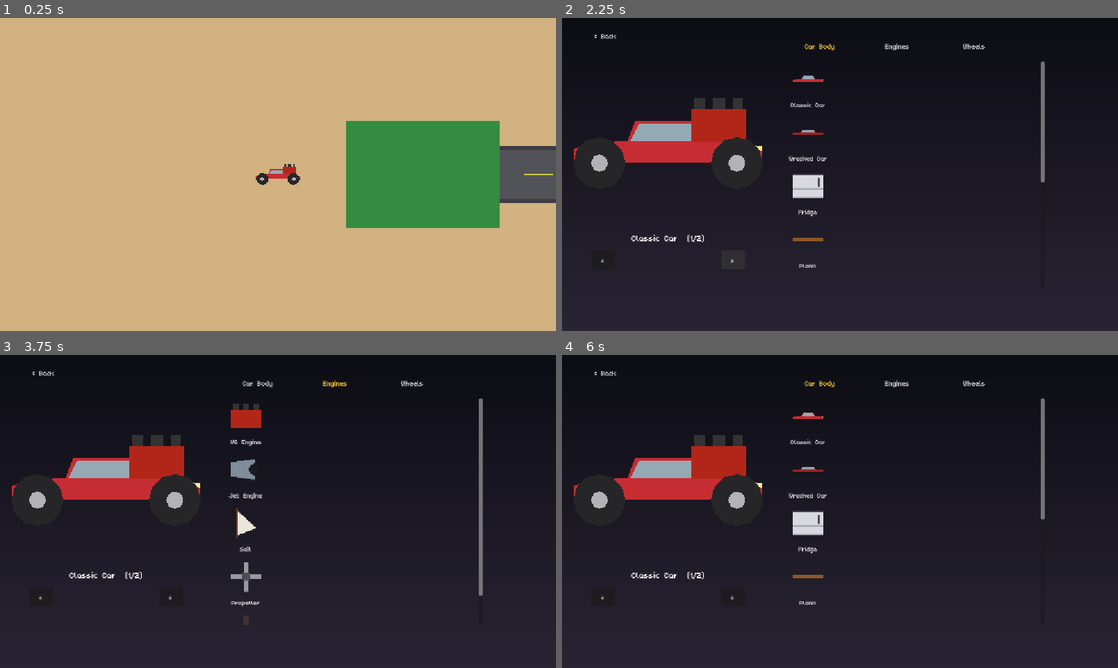
Above: before the commit, frames 1-4 (two rows, left to right).
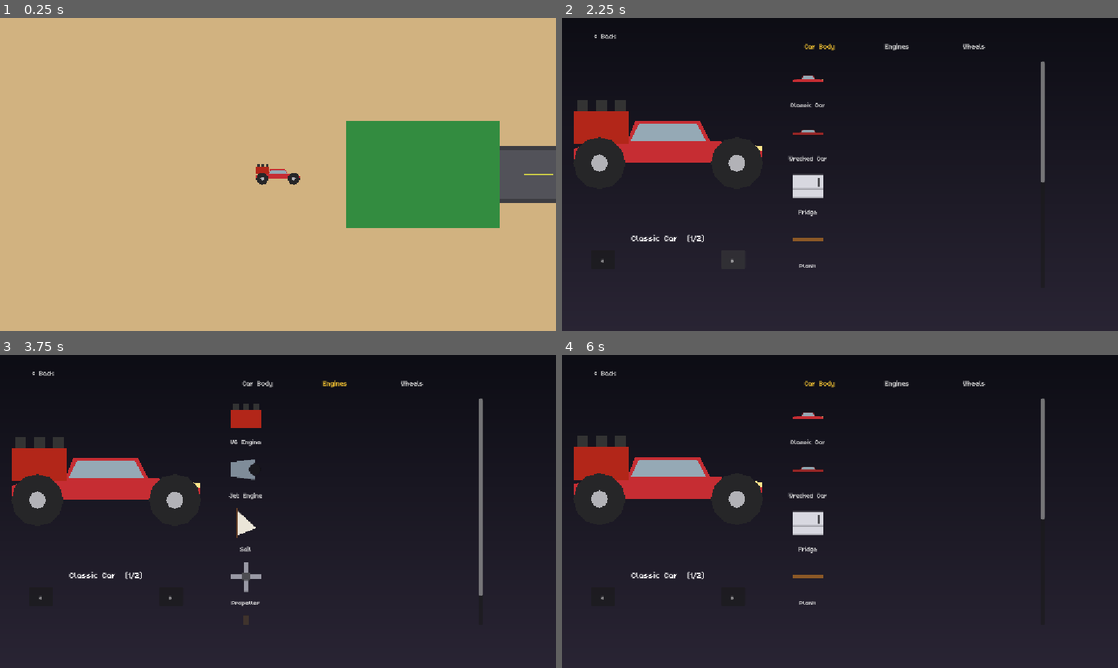
Above: after the commit, the same moments.

Repository: davidkovacwebdev/junkyard-drag-racing
Game: Godot game, scene res://scenes/world/main.tscn
Two runs of this game, one before a commit and one after it. Both use one fixed random seed, a clock stepped at 60 frames per second and the inputs below.
Inputs (mouse positions are in pixels of both pictures, inside the frame that each line leads up to):
- Up to frame 1 (0.25 s): no input
- Up to frame 2 (2.25 s): tap Enter at 0.5 s; move the mouse to (962, 158) at 0.52 s; hold D 0.53-1.25 s; click (962, 158) at 0.67 s; tap Space at 0.77 s; click "<" at 1.25 s; click ">" at 2 s
- Up to frame 3 (3.75 s): click "Car Body" at 2.75 s; click "Engines" at 3.5 s
- Up to frame 4 (6 s): click "Wheels" at 4.25 s; click "< Back" at 5 s; tap Space at 5.75 s; drag from (728, 527) to (840, 511) at 5.77 s

The runs differ from the first frame. In frame 1, 0.1% of the frame differs, in the area x 46-54%, y 46-54%; in frame 2, 2.4%; in frame 3, 2.4%; in frame 4, 2.6%, in the area x 2-36%, y 25-50%.

Commit message:
better engine positions

Diff:
--- a/scenes/parts/bodies/body_bathtub.tscn
+++ b/scenes/parts/bodies/body_bathtub.tscn
@@ -1,7 +1,7 @@
-[gd_scene load_steps=3 format=3]
+[gd_scene format=3 uid="uid://dualkvnpr0yw"]
 
-[ext_resource type="Script" path="res://scripts/car/car_body.gd" id="1"]
-[ext_resource type="Script" path="res://scripts/parts/body_part_data.gd" id="2"]
+[ext_resource type="Script" uid="uid://blaa280k1rqwg" path="res://scripts/car/car_body.gd" id="1"]
+[ext_resource type="Script" uid="uid://baxc83cuw3lof" path="res://scripts/parts/body_part_data.gd" id="2"]
 
 [sub_resource type="Resource" id="Resource_bathtub"]
 script = ExtResource("2")
@@ -9,73 +9,71 @@
 display_name = "Junkyard Bathtub"
 mass = 24.0
 durability = 120.0
-material_type = 0
-max_wheels = 2
 
-[node name="BodyBathtub" type="RigidBody2D"]
+[node name="BodyBathtub" type="RigidBody2D" unique_id=1823941865]
 script = ExtResource("1")
 part_data = SubResource("Resource_bathtub")
 
-[node name="TubOuter" type="Polygon2D" parent="."]
+[node name="TubOuter" type="Polygon2D" parent="." unique_id=1877826816]
 color = Color(0.82, 0.82, 0.78, 1)
 polygon = PackedVector2Array(-70, -40, 70, -40, 66, -4, 58, 10, -58, 10, -66, -4)
 
-[node name="Rim" type="Polygon2D" parent="."]
+[node name="Rim" type="Polygon2D" parent="." unique_id=824775991]
 color = Color(0.92, 0.92, 0.88, 1)
 polygon = PackedVector2Array(-72, -44, 72, -44, 72, -36, -72, -36)
 
-[node name="RustPatch1" type="Polygon2D" parent="."]
+[node name="RustPatch1" type="Polygon2D" parent="." unique_id=436784471]
 color = Color(0.55, 0.3, 0.15, 1)
 polygon = PackedVector2Array(-40, -2, -22, -4, -18, 6, -34, 8)
 
-[node name="RustPatch2" type="Polygon2D" parent="."]
+[node name="RustPatch2" type="Polygon2D" parent="." unique_id=1072559713]
 color = Color(0.55, 0.3, 0.15, 1)
 polygon = PackedVector2Array(30, -30, 44, -32, 46, -18, 34, -16)
 
-[node name="RustPatch3" type="Polygon2D" parent="."]
+[node name="RustPatch3" type="Polygon2D" parent="." unique_id=693819109]
 color = Color(0.45, 0.25, 0.12, 1)
 polygon = PackedVector2Array(-14, -34, 0, -34, 2, -28, -12, -26)
 
-[node name="DuckBody" type="Polygon2D" parent="."]
+[node name="DuckBody" type="Polygon2D" parent="." unique_id=761164273]
 color = Color(1, 0.85, 0.15, 1)
 polygon = PackedVector2Array(8, -58, 28, -58, 30, -50, 24, -44, 12, -44, 6, -50)
 
-[node name="DuckHead" type="Polygon2D" parent="."]
+[node name="DuckHead" type="Polygon2D" parent="." unique_id=183827846]
 color = Color(1, 0.85, 0.15, 1)
 polygon = PackedVector2Array(22, -70, 32, -70, 32, -60, 22, -60)
 
-[node name="DuckBeak" type="Polygon2D" parent="."]
+[node name="DuckBeak" type="Polygon2D" parent="." unique_id=1566733640]
 color = Color(1, 0.55, 0.1, 1)
 polygon = PackedVector2Array(32, -66, 39, -66, 39, -62, 32, -62)
 
-[node name="FaucetStem" type="Polygon2D" parent="."]
+[node name="FaucetStem" type="Polygon2D" parent="." unique_id=1363928847]
 color = Color(0.6, 0.55, 0.4, 1)
 polygon = PackedVector2Array(-74, -60, -66, -60, -66, -44, -74, -44)
 
-[node name="FaucetSpout" type="Polygon2D" parent="."]
+[node name="FaucetSpout" type="Polygon2D" parent="." unique_id=1658089616]
 color = Color(0.6, 0.55, 0.4, 1)
 polygon = PackedVector2Array(-74, -60, -50, -60, -50, -54, -74, -54)
 
-[node name="FaucetKnob" type="Polygon2D" parent="."]
+[node name="FaucetKnob" type="Polygon2D" parent="." unique_id=1737559317]
 color = Color(0.75, 0.2, 0.15, 1)
 polygon = PackedVector2Array(-76, -68, -64, -68, -64, -60, -76, -60)
 
-[node name="FootLeft" type="Polygon2D" parent="."]
+[node name="FootLeft" type="Polygon2D" parent="." unique_id=1918699712]
 color = Color(0.35, 0.3, 0.25, 1)
 polygon = PackedVector2Array(-68, 8, -56, 8, -54, 20, -60, 22, -70, 20)
 
-[node name="FootRight" type="Polygon2D" parent="."]
+[node name="FootRight" type="Polygon2D" parent="." unique_id=430126340]
 color = Color(0.35, 0.3, 0.25, 1)
 polygon = PackedVector2Array(56, 8, 68, 8, 70, 20, 60, 22, 54, 20)
 
-[node name="CollisionPolygon2D" type="CollisionPolygon2D" parent="."]
+[node name="CollisionPolygon2D" type="CollisionPolygon2D" parent="." unique_id=1269467088]
 polygon = PackedVector2Array(-72, -44, 72, -44, 66, -4, 58, 10, -58, 10, -66, -4)
 
-[node name="WheelMount0" type="Marker2D" parent="."]
+[node name="WheelMount0" type="Marker2D" parent="." unique_id=1409149315]
 position = Vector2(-44, 16)
 
-[node name="WheelMount1" type="Marker2D" parent="."]
+[node name="WheelMount1" type="Marker2D" parent="." unique_id=1999262357]
 position = Vector2(44, 16)
 
-[node name="EngineMount" type="Marker2D" parent="."]
-position = Vector2(0, -28)
+[node name="EngineMount" type="Marker2D" parent="." unique_id=1084555498]
+position = Vector2(-23, -44)
--- a/scenes/parts/bodies/body_classic.tscn
+++ b/scenes/parts/bodies/body_classic.tscn
@@ -1,43 +1,40 @@
-[gd_scene load_steps=3 format=3]
+[gd_scene format=3 uid="uid://d4m14mwwl3oim"]
 
-[ext_resource type="Script" path="res://scripts/car/car_body.gd" id="1"]
-[ext_resource type="Script" path="res://scripts/parts/body_part_data.gd" id="2"]
+[ext_resource type="Script" uid="uid://blaa280k1rqwg" path="res://scripts/car/car_body.gd" id="1"]
+[ext_resource type="Script" uid="uid://baxc83cuw3lof" path="res://scripts/parts/body_part_data.gd" id="2"]
 
 [sub_resource type="Resource" id="Resource_classic"]
 script = ExtResource("2")
+color = Color(0.78, 0.18, 0.2, 1)
 id = &"body_classic"
 display_name = "Classic Car"
 mass = 18.0
-durability = 100.0
-material_type = 0
-max_wheels = 2
-color = Color(0.78, 0.18, 0.2, 1)
 
-[node name="BodyClassic" type="RigidBody2D"]
+[node name="BodyClassic" type="RigidBody2D" unique_id=1723387921]
 script = ExtResource("1")
 part_data = SubResource("Resource_classic")
 
-[node name="Polygon2D" type="Polygon2D" parent="."]
+[node name="Polygon2D" type="Polygon2D" parent="." unique_id=8580758]
 color = Color(0.78, 0.18, 0.2, 1)
 polygon = PackedVector2Array(-130, 16, -130, -4, -112, -10, -72, -14, -56, -14, -46, -42, 44, -42, 58, -14, 72, -14, 112, -10, 130, -4, 130, 16)
 
-[node name="Windshield" type="Polygon2D" parent="."]
+[node name="Windshield" type="Polygon2D" parent="." unique_id=869208145]
 color = Color(0.55, 0.75, 0.8, 0.85)
 polygon = PackedVector2Array(-40, -38, 40, -38, 52, -15, -52, -15)
 
-[node name="Headlight" type="Polygon2D" parent="."]
+[node name="Headlight" type="Polygon2D" parent="." unique_id=300326524]
 position = Vector2(118, -4)
 color = Color(1, 0.9, 0.55, 1)
 polygon = PackedVector2Array(0, -5, 12, -3, 12, 3, 0, 5)
 
-[node name="CollisionPolygon2D" type="CollisionPolygon2D" parent="."]
+[node name="CollisionPolygon2D" type="CollisionPolygon2D" parent="." unique_id=2054283367]
 polygon = PackedVector2Array(-130, 16, -130, -4, -112, -10, -72, -14, -56, -14, -46, -42, 44, -42, 58, -14, 72, -14, 112, -10, 130, -4, 130, 16)
 
-[node name="WheelMount0" type="Marker2D" parent="."]
+[node name="WheelMount0" type="Marker2D" parent="." unique_id=1782967951]
 position = Vector2(-95, 16)
 
-[node name="WheelMount1" type="Marker2D" parent="."]
+[node name="WheelMount1" type="Marker2D" parent="." unique_id=1468694000]
 position = Vector2(95, 16)
 
-[node name="EngineMount" type="Marker2D" parent="."]
-position = Vector2(70, -13)
+[node name="EngineMount" type="Marker2D" parent="." unique_id=915073870]
+position = Vector2(-92, -10)
--- a/scenes/parts/bodies/body_wrecked_car.tscn
+++ b/scenes/parts/bodies/body_wrecked_car.tscn
@@ -1,37 +1,34 @@
-[gd_scene load_steps=3 format=3]
+[gd_scene format=3 uid="uid://c7rfd7r1a6pxq"]
 
-[ext_resource type="Script" path="res://scripts/car/car_body.gd" id="1"]
-[ext_resource type="Script" path="res://scripts/parts/body_part_data.gd" id="2"]
+[ext_resource type="Script" uid="uid://blaa280k1rqwg" path="res://scripts/car/car_body.gd" id="1"]
+[ext_resource type="Script" uid="uid://baxc83cuw3lof" path="res://scripts/parts/body_part_data.gd" id="2"]
 
 [sub_resource type="Resource" id="Resource_wrecked_car"]
 script = ExtResource("2")
 id = &"body_wrecked_car"
 display_name = "Wrecked Car"
 mass = 20.0
-durability = 100.0
-material_type = 0
-max_wheels = 2
 
-[node name="BodyWreckedCar" type="RigidBody2D"]
+[node name="BodyWreckedCar" type="RigidBody2D" unique_id=1600262058]
 script = ExtResource("1")
 part_data = SubResource("Resource_wrecked_car")
 
-[node name="Polygon2D" type="Polygon2D" parent="."]
+[node name="Polygon2D" type="Polygon2D" parent="." unique_id=1175320964]
 color = Color(0.6, 0.15, 0.15, 1)
 polygon = PackedVector2Array(-130, 16, -130, -10, -70, -10, -50, -38, 50, -38, 70, -10, 130, -10, 130, 16)
 
-[node name="Windshield" type="Polygon2D" parent="."]
+[node name="Windshield" type="Polygon2D" parent="." unique_id=1681315534]
 color = Color(0.55, 0.75, 0.8, 0.85)
 polygon = PackedVector2Array(-45, -34, 45, -34, 60, -12, -60, -12)
 
-[node name="CollisionPolygon2D" type="CollisionPolygon2D" parent="."]
+[node name="CollisionPolygon2D" type="CollisionPolygon2D" parent="." unique_id=1800588825]
 polygon = PackedVector2Array(-130, 16, -130, -10, -70, -10, -50, -38, 50, -38, 70, -10, 130, -10, 130, 16)
 
-[node name="WheelMount0" type="Marker2D" parent="."]
+[node name="WheelMount0" type="Marker2D" parent="." unique_id=719445626]
 position = Vector2(-95, 16)
 
-[node name="WheelMount1" type="Marker2D" parent="."]
+[node name="WheelMount1" type="Marker2D" parent="." unique_id=621208904]
 position = Vector2(95, 16)
 
-[node name="EngineMount" type="Marker2D" parent="."]
-position = Vector2(90, -10)
+[node name="EngineMount" type="Marker2D" parent="." unique_id=1898314335]
+position = Vector2(-98, -10)
